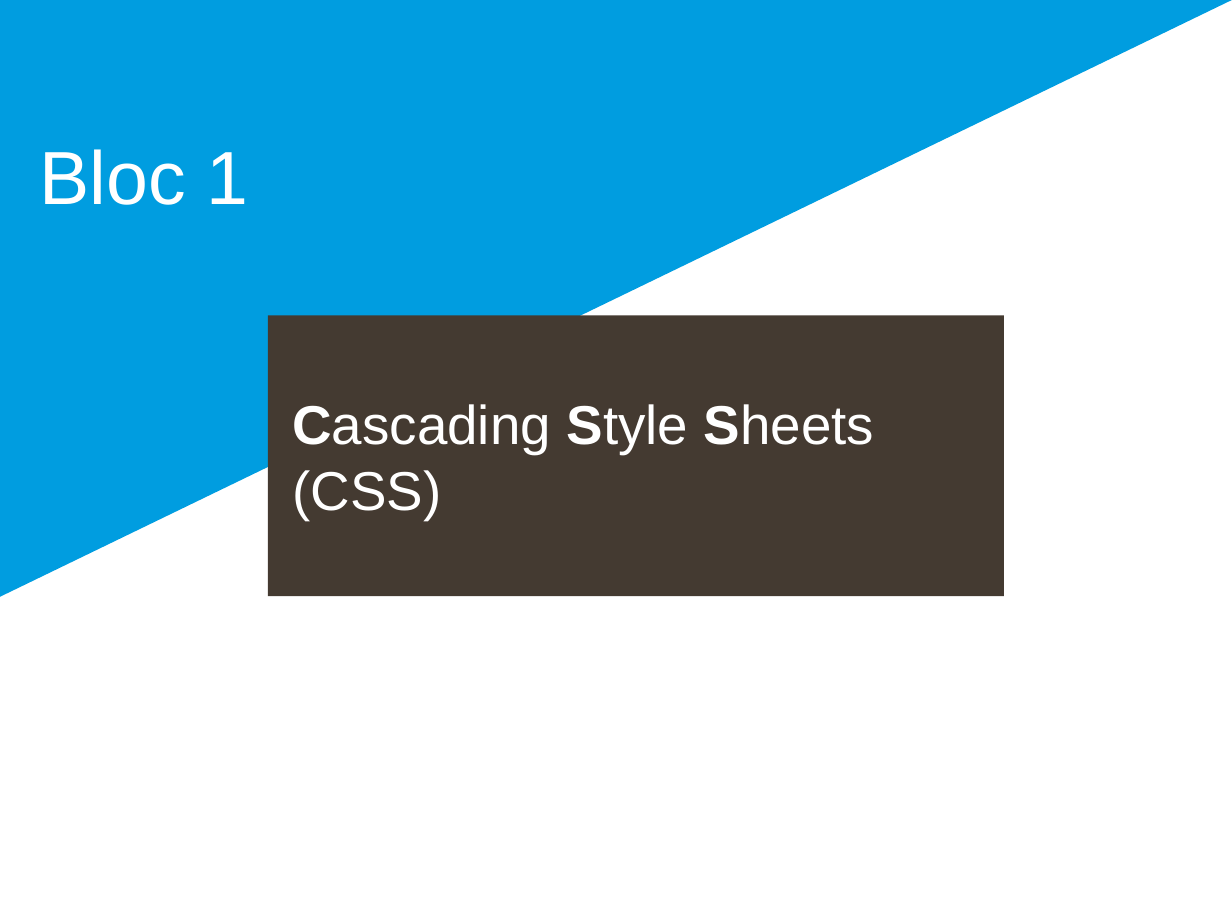
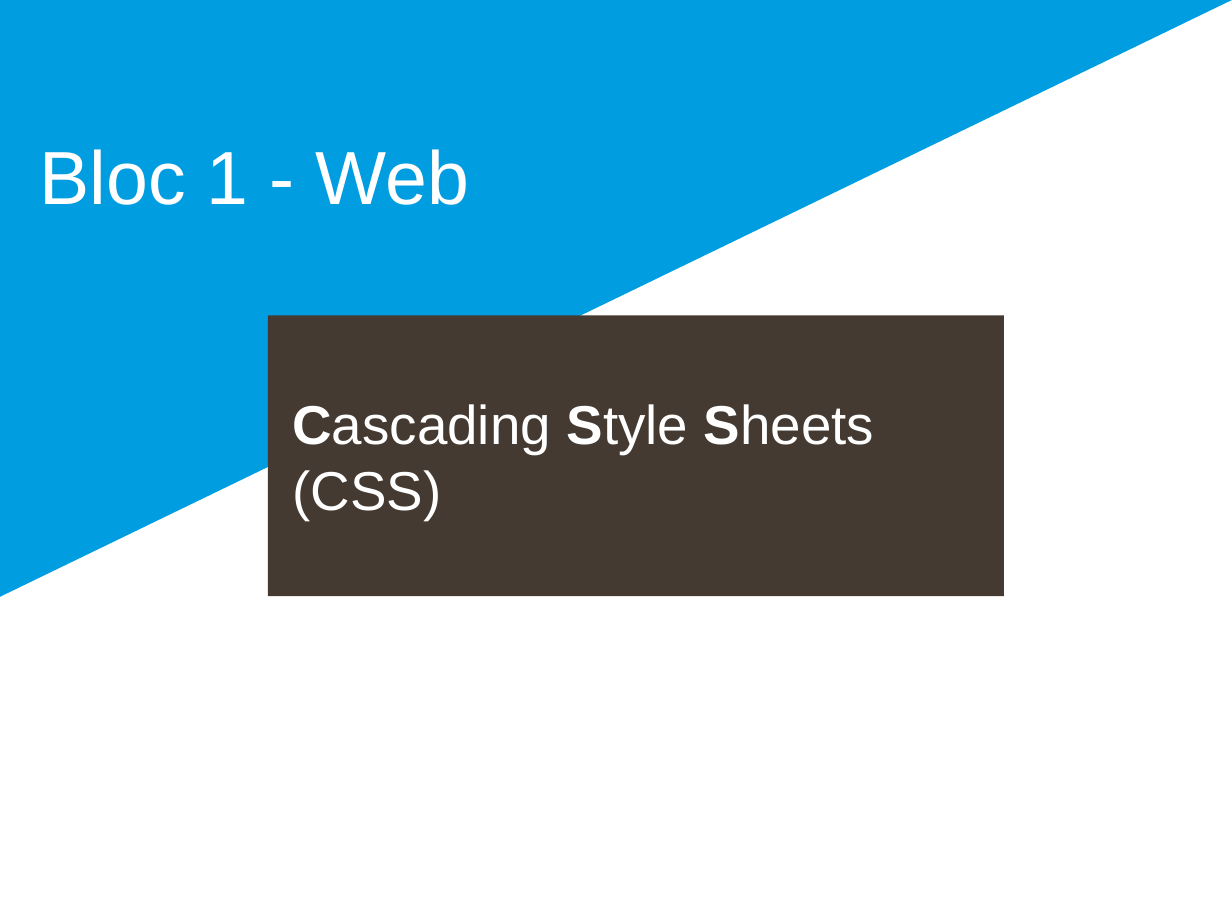
Before and after one commit to diu-uf-bordeaux/bloc1, a slide deck: slide 2 of web/3-CSS/css.pptx. Drawn at 1232x924 pixels with LibreOffice and Linux fonts; fonts in the diff are those of the drawing; background and template pictures are left out. Boxes give left, top, right and bottom in pixels: in the first picture for what was removed or moved away, otherwise in the second. Text is boxed around its words. In the diff, an @@ line names an element or a change of style, - is before the commit and + after.

```diff
--- a/web/3-CSS/css.pptx
+++ b/web/3-CSS/css.pptx
@@ title at <box>40,149,468,205</box>: text changed @@
-Bloc 1
+Bloc 1 - Web
```
Also in this commit, not shown: 19 other slides changed, 6 other files.
